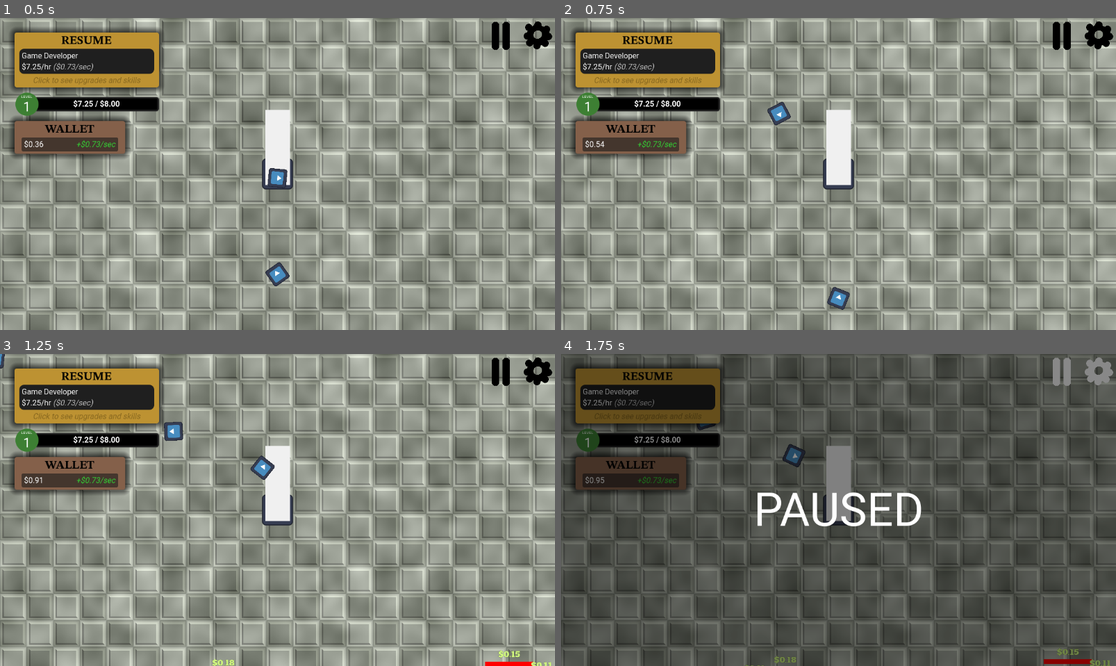
Above: before the commit, frames 1-4 (two rows, left to right).
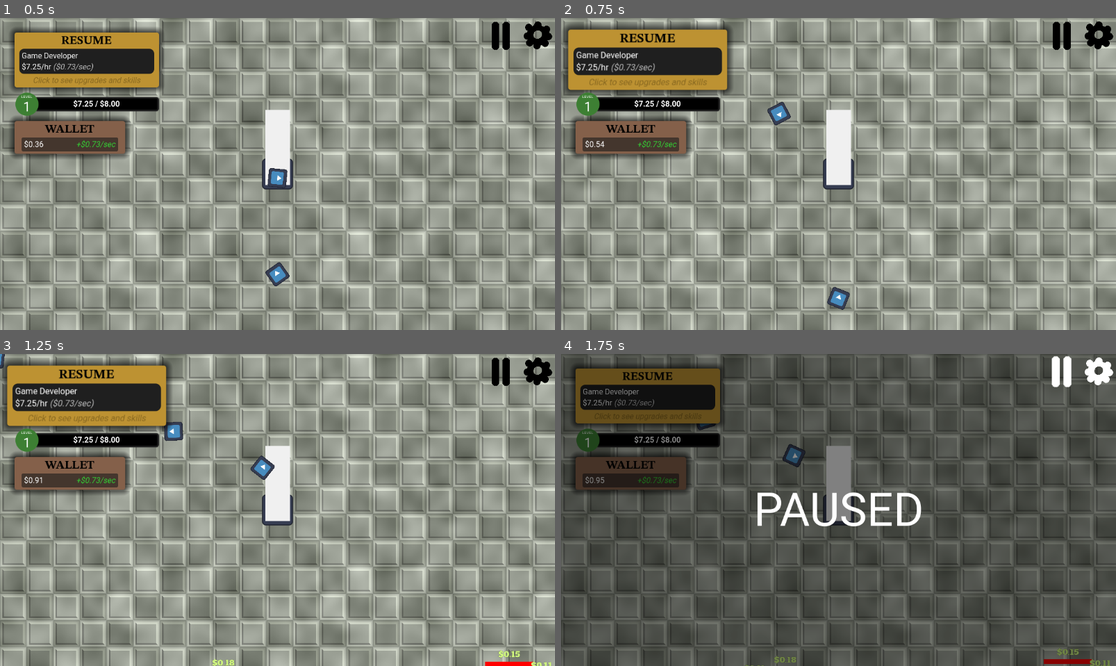
Above: after the commit, the same moments.

Repository: artmouse155/Escape-Minimum-Wage
Game: Godot game, scene res://main.tscn
Same seed, same stepped clock (60 frames per second), same inputs: the game is played once before the commit and once after it. The engine's default icon, where the game draws it, is replaced by a stand-in: a white triangle on a blue panel in a dark square.
Inputs (mouse positions are in pixels of both pictures, inside the frame that each line leads up to):
- Up to frame 1 (0.5 s): no input
- Up to frame 2 (0.75 s): click (649, 58) at 0.5 s
- Up to frame 3 (1.25 s): no input
- Up to frame 4 (1.75 s): click (1060, 372) at 1.25 s

Frame 1 is identical in both runs. In frame 2, 3.4% of the frame differs, in the area x 0-31%, y 2-25%; in frame 3, 3.4%; in frame 4, 0.6%.

Commit message:
Animated Buttons

Diff:
--- a/escape-minimum-wage/Game/game.gd
+++ b/escape-minimum-wage/Game/game.gd
@@ -71,7 +71,7 @@
 func _input(_event: InputEvent) -> void:
 	if Input.is_action_just_pressed("pause"):
 		toggle_pause()
-	if Input.is_action_just_pressed("debug_cheat"):
+	if not get_tree().paused and Input.is_action_just_pressed("debug_cheat"):
 		on_enemy_dead(raise_needed, "DEBUG CHEAT")
 
 func toggle_pause() -> void:
--- a/escape-minimum-wage/Game/game.tscn
+++ b/escape-minimum-wage/Game/game.tscn
@@ -13,6 +13,7 @@
 [ext_resource type="Texture2D" uid="uid://dcv2jvrbq7jux" path="res://Game/UI/skull.png" id="8_fsxsm"]
 [ext_resource type="FontFile" uid="uid://dm1564gx0yygd" path="res://Resources/Roboto/static/Roboto-Bold.ttf" id="9_72g0p"]
 [ext_resource type="Script" uid="uid://3qwp5parw6tj" path="res://Game/title.gd" id="10_7gi1t"]
+[ext_resource type="Script" uid="uid://bdmgwks0kuafh" path="res://Game/tween_button.gd" id="13_4lqr4"]
 
 [sub_resource type="ShaderMaterial" id="ShaderMaterial_7raqb"]
 shader = ExtResource("1_1r4le")
@@ -89,11 +90,11 @@
 xp_red = Color(0.71, 0.1633, 0.1633, 1)
 label_white = Color(1, 1, 1, 1)
 label_yellow = Color(0.76, 0.658667, 0, 1)
-Pause = NodePath("PauseAndSettings/Pause")
-Settings = NodePath("PauseAndSettings/Settings")
+Pause = NodePath("PauseAndSettings/PauseControl/Pause")
+Settings = NodePath("PauseAndSettings/SettingsControl/Settings")
 PauseScreen = NodePath("PauseScreen")
-TitleLabel = NodePath("MarginContainer/InGameUI/Resume/MarginContainer/VBoxContainer/PanelContainer/MarginContainer/VBoxContainer/Position")
-SalaryLabel = NodePath("MarginContainer/InGameUI/Resume/MarginContainer/VBoxContainer/PanelContainer/MarginContainer/VBoxContainer/Salary")
+TitleLabel = NodePath("MarginContainer/InGameUI/Control/Resume/MarginContainer/VBoxContainer/PanelContainer/MarginContainer/VBoxContainer/Position")
+SalaryLabel = NodePath("MarginContainer/InGameUI/Control/Resume/MarginContainer/VBoxContainer/PanelContainer/MarginContainer/VBoxContainer/Salary")
 MoneyLabel = NodePath("MarginContainer/InGameUI/Wallet/MarginContainer/VBoxContainer/Money/MarginContainer/MoneyLabel")
 RateLabel = NodePath("MarginContainer/InGameUI/Wallet/MarginContainer/VBoxContainer/Money/MarginContainer/RateLabel")
 LevelLabel = NodePath("MarginContainer/InGameUI/Container/HBoxContainer/Control/Control/TextureRect/MarginContainer/VBoxContainer/Level")
@@ -140,63 +141,82 @@
 layout_mode = 2
 theme_override_constants/separation = 20
 
-[node name="Resume" type="PanelContainer" parent="MarginContainer/InGameUI"]
+[node name="Control" type="Control" parent="MarginContainer/InGameUI"]
+custom_minimum_size = Vector2(300, 114)
+layout_mode = 2
+
+[node name="Resume" type="PanelContainer" parent="MarginContainer/InGameUI/Control"]
 custom_minimum_size = Vector2(300, 0)
-layout_mode = 2
+layout_mode = 1
+anchors_preset = 8
+anchor_left = 0.5
+anchor_top = 0.5
+anchor_right = 0.5
+anchor_bottom = 0.5
+offset_left = -150.0
+offset_top = -57.0
+offset_right = 150.0
+offset_bottom = 57.0
+grow_horizontal = 2
+grow_vertical = 2
+pivot_offset = Vector2(150, 57)
 theme_override_styles/panel = SubResource("StyleBoxFlat_oomkl")
 
-[node name="MarginContainer" type="MarginContainer" parent="MarginContainer/InGameUI/Resume"]
+[node name="MarginContainer" type="MarginContainer" parent="MarginContainer/InGameUI/Control/Resume"]
 layout_mode = 2
 theme_override_constants/margin_left = 10
 theme_override_constants/margin_top = 5
 theme_override_constants/margin_right = 10
 theme_override_constants/margin_bottom = 5
 
-[node name="VBoxContainer" type="VBoxContainer" parent="MarginContainer/InGameUI/Resume/MarginContainer"]
-layout_mode = 2
-
-[node name="Label" type="Label" parent="MarginContainer/InGameUI/Resume/MarginContainer/VBoxContainer"]
+[node name="VBoxContainer" type="VBoxContainer" parent="MarginContainer/InGameUI/Control/Resume/MarginContainer"]
+layout_mode = 2
+
+[node name="Label" type="Label" parent="MarginContainer/InGameUI/Control/Resume/MarginContainer/VBoxContainer"]
 layout_mode = 2
 text = "RESUME"
 label_settings = SubResource("LabelSettings_buohc")
 horizontal_alignment = 1
 
-[node name="PanelContainer" type="PanelContainer" parent="MarginContainer/InGameUI/Resume/MarginContainer/VBoxContainer"]
+[node name="PanelContainer" type="PanelContainer" parent="MarginContainer/InGameUI/Control/Resume/MarginContainer/VBoxContainer"]
 layout_mode = 2
 theme_override_styles/panel = SubResource("StyleBoxFlat_kul4i")
 
-[node name="MarginContainer" type="MarginContainer" parent="MarginContainer/InGameUI/Resume/MarginContainer/VBoxContainer/PanelContainer"]
+[node name="MarginContainer" type="MarginContainer" parent="MarginContainer/InGameUI/Control/Resume/MarginContainer/VBoxContainer/PanelContainer"]
 layout_mode = 2
 theme_override_constants/margin_left = 5
 theme_override_constants/margin_top = 5
 theme_override_constants/margin_right = 5
 theme_override_constants/margin_bottom = 5
 
-[node name="VBoxContainer" type="VBoxContainer" parent="MarginContainer/InGameUI/Resume/MarginContainer/VBoxContainer/PanelContainer/MarginContainer"]
-layout_mode = 2
-
-[node name="Position" type="Label" parent="MarginContainer/InGameUI/Resume/MarginContainer/VBoxContainer/PanelContainer/MarginContainer/VBoxContainer"]
+[node name="VBoxContainer" type="VBoxContainer" parent="MarginContainer/InGameUI/Control/Resume/MarginContainer/VBoxContainer/PanelContainer/MarginContainer"]
+layout_mode = 2
+
+[node name="Position" type="Label" parent="MarginContainer/InGameUI/Control/Resume/MarginContainer/VBoxContainer/PanelContainer/MarginContainer/VBoxContainer"]
 layout_mode = 2
 text = "Swig Worker"
 
-[node name="Salary" type="RichTextLabel" parent="MarginContainer/InGameUI/Resume/MarginContainer/VBoxContainer/PanelContainer/MarginContainer/VBoxContainer"]
+[node name="Salary" type="RichTextLabel" parent="MarginContainer/InGameUI/Control/Resume/MarginContainer/VBoxContainer/PanelContainer/MarginContainer/VBoxContainer"]
 layout_mode = 2
 bbcode_enabled = true
 text = "$7.25/hr [color=gray][i]($0.73/sec)[/i][/color]"
 fit_content = true
 
-[node name="Click2See" type="RichTextLabel" parent="MarginContainer/InGameUI/Resume/MarginContainer/VBoxContainer"]
+[node name="Click2See" type="RichTextLabel" parent="MarginContainer/InGameUI/Control/Resume/MarginContainer/VBoxContainer"]
 layout_mode = 2
 bbcode_enabled = true
 text = "[color=#896920][i]Click to see upgrades and skills[/i][/color]"
 fit_content = true
 horizontal_alignment = 1
 
-[node name="ResumeButton" type="Button" parent="MarginContainer/InGameUI/Resume"]
+[node name="ResumeButton" type="Button" parent="MarginContainer/InGameUI/Control/Resume" node_paths=PackedStringArray("Parent")]
 layout_mode = 2
 focus_mode = 0
 mouse_default_cursor_shape = 2
 flat = true
+script = ExtResource("13_4lqr4")
+Parent = NodePath("..")
+metadata/_custom_type_script = "uid://bdmgwks0kuafh"
 
 [node name="Container" type="MarginContainer" parent="MarginContainer/InGameUI"]
 layout_mode = 2
@@ -336,6 +356,34 @@
 fit_content = true
 horizontal_alignment = 2
 
+[node name="Title" type="Path2D" parent="." node_paths=PackedStringArray("Follower", "TitleLabel")]
+process_mode = 1
+curve = SubResource("Curve2D_kul4i")
+script = ExtResource("10_7gi1t")
+Follower = NodePath("PathFollow2D")
+TitleLabel = NodePath("PathFollow2D/RichTextLabel")
+
+[node name="PathFollow2D" type="PathFollow2D" parent="Title"]
+position = Vector2(-400, -200)
+rotates = false
+
+[node name="RichTextLabel" type="RichTextLabel" parent="Title/PathFollow2D"]
+z_index = 1
+custom_minimum_size = Vector2(1000, 500)
+anchors_preset = 15
+anchor_right = 1.0
+anchor_bottom = 1.0
+grow_horizontal = 2
+grow_vertical = 2
+mouse_filter = 2
+theme = ExtResource("1_oomkl")
+theme_type_variation = &"TitleBar"
+bbcode_enabled = true
+text = "LEVEL UP"
+autowrap_mode = 0
+horizontal_alignment = 1
+vertical_alignment = 1
+
 [node name="PauseScreen" type="ColorRect" parent="."]
 visible = false
 z_index = 1
@@ -368,6 +416,7 @@
 text = "PAUSED"
 
 [node name="PauseAndSettings" type="HBoxContainer" parent="."]
+z_index = 1
 layout_mode = 1
 anchors_preset = 1
 anchor_left = 1.0
@@ -376,44 +425,56 @@
 offset_bottom = 40.0
 grow_horizontal = 0
 
-[node name="Pause" type="Button" parent="PauseAndSettings"]
-layout_mode = 2
+[node name="PauseControl" type="Control" parent="PauseAndSettings"]
+custom_minimum_size = Vector2(72, 72)
+layout_mode = 2
+
+[node name="Pause" type="Button" parent="PauseAndSettings/PauseControl" node_paths=PackedStringArray("Parent")]
+layout_mode = 1
+anchors_preset = 8
+anchor_left = 0.5
+anchor_top = 0.5
+anchor_right = 0.5
+anchor_bottom = 0.5
+offset_left = -36.0
+offset_top = -36.0
+offset_right = 36.0
+offset_bottom = 36.0
+grow_horizontal = 2
+grow_vertical = 2
+pivot_offset = Vector2(36, 36)
 focus_mode = 0
 mouse_default_cursor_shape = 2
 icon = ExtResource("5_qmv3x")
 flat = true
-
-[node name="Settings" type="Button" parent="PauseAndSettings"]
-layout_mode = 2
+script = ExtResource("13_4lqr4")
+Parent = NodePath(".")
+metadata/_custom_type_script = "uid://bdmgwks0kuafh"
+
+[node name="SettingsControl" type="Control" parent="PauseAndSettings"]
+custom_minimum_size = Vector2(72, 72)
+layout_mode = 2
+
+[node name="Settings" type="Button" parent="PauseAndSettings/SettingsControl" node_paths=PackedStringArray("Parent")]
+layout_mode = 1
+anchors_preset = 8
+anchor_left = 0.5
+anchor_top = 0.5
+anchor_right = 0.5
+anchor_bottom = 0.5
+offset_left = -36.0
+offset_top = -36.0
+offset_right = 36.0
+offset_bottom = 36.0
+grow_horizontal = 2
+grow_vertical = 2
+pivot_offset = Vector2(36, 36)
 focus_mode = 0
 mouse_default_cursor_shape = 2
 icon = ExtResource("6_oomkl")
 flat = true
-
-[node name="Title" type="Path2D" parent="." node_paths=PackedStringArray("Follower", "TitleLabel")]
-process_mode = 1
-curve = SubResource("Curve2D_kul4i")
-script = ExtResource("10_7gi1t")
-Follower = NodePath("PathFollow2D")
-TitleLabel = NodePath("PathFollow2D/RichTextLabel")
-
-[node name="PathFollow2D" type="PathFollow2D" parent="Title"]
-position = Vector2(-400, -200)
-rotates = false
-
-[node name="RichTextLabel" type="RichTextLabel" parent="Title/PathFollow2D"]
-custom_minimum_size = Vector2(1000, 500)
-anchors_preset = 15
-anchor_right = 1.0
-anchor_bottom = 1.0
-grow_horizontal = 2
-grow_vertical = 2
-theme = ExtResource("1_oomkl")
-theme_type_variation = &"TitleBar"
-bbcode_enabled = true
-text = "LEVEL UP"
-autowrap_mode = 0
-horizontal_alignment = 1
-vertical_alignment = 1
-
-[connection signal="pressed" from="PauseAndSettings/Pause" to="." method="toggle_pause"]
+script = ExtResource("13_4lqr4")
+Parent = NodePath(".")
+metadata/_custom_type_script = "uid://bdmgwks0kuafh"
+
+[connection signal="pressed" from="PauseAndSettings/PauseControl/Pause" to="." method="toggle_pause"]
--- /dev/null
+++ b/escape-minimum-wage/Game/tween_button.gd
@@ -0,0 +1,25 @@
+class_name TweenButton extends Button
+
+@export var Parent: CanvasItem = self
+
+const TWEEN_TIME := 0.1 # seconds
+const MAX_SCALE := 1.1
+
+var tween: Tween
+
+func _ready() -> void:
+	mouse_entered.connect(_on_mouse_entered)
+	mouse_exited.connect(_on_mouse_exited)
+
+func _on_mouse_entered() -> void:
+	if tween:
+		tween.kill()
+	tween = create_tween()
+	tween.tween_property(Parent, "scale", MAX_SCALE * Vector2.ONE, TWEEN_TIME).set_trans(Tween.TRANS_SINE).set_ease(Tween.EASE_OUT)
+
+
+func _on_mouse_exited() -> void:
+	if tween:
+		tween.kill()
+	tween = create_tween()
+	tween.tween_property(Parent, "scale", 1.0 * Vector2.ONE, TWEEN_TIME).set_trans(Tween.TRANS_SINE).set_ease(Tween.EASE_IN)
--- a/escape-minimum-wage/Resources/Enemy/enemy_resource.gd
+++ b/escape-minimum-wage/Resources/Enemy/enemy_resource.gd
@@ -16,4 +16,4 @@
 	title = _title
 
 func get_name_label():
-	return "Lv %d %s" % [level, title]
+	return title if (self is BossResource) else "Lv %d %s" % [level, title]
Not shown: 1 places in escape-minimum-wage/Game/game.tscn that only renumber resources
Not shown, added: escape-minimum-wage/Game/tween_button.gd.uid
